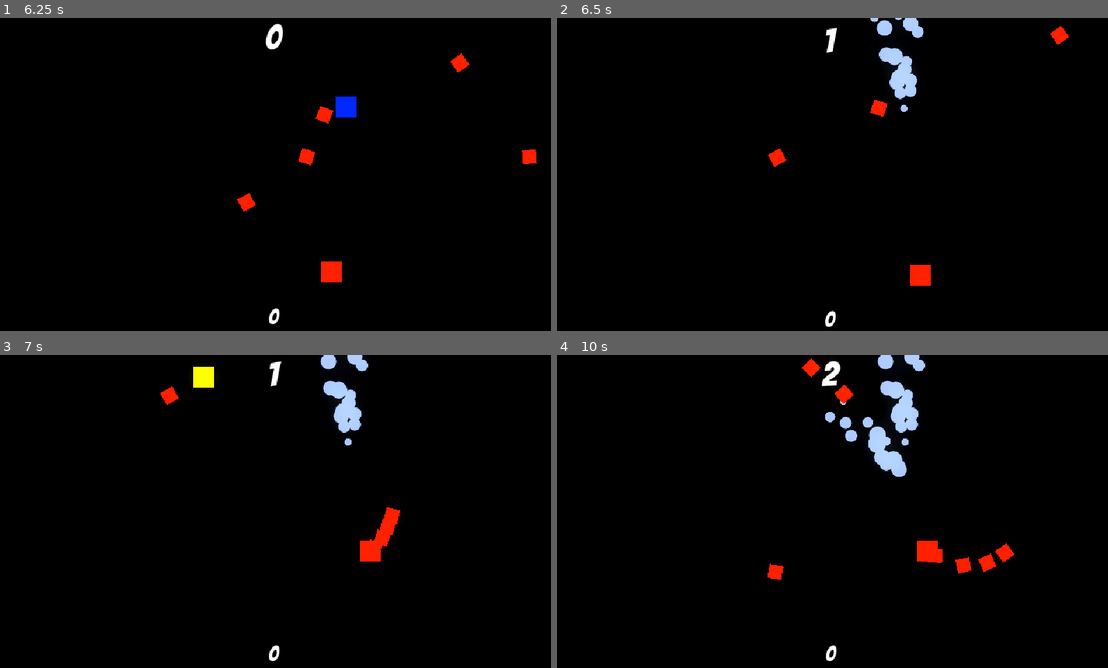
Above: before the commit, frames 1-4 (two rows, left to right).
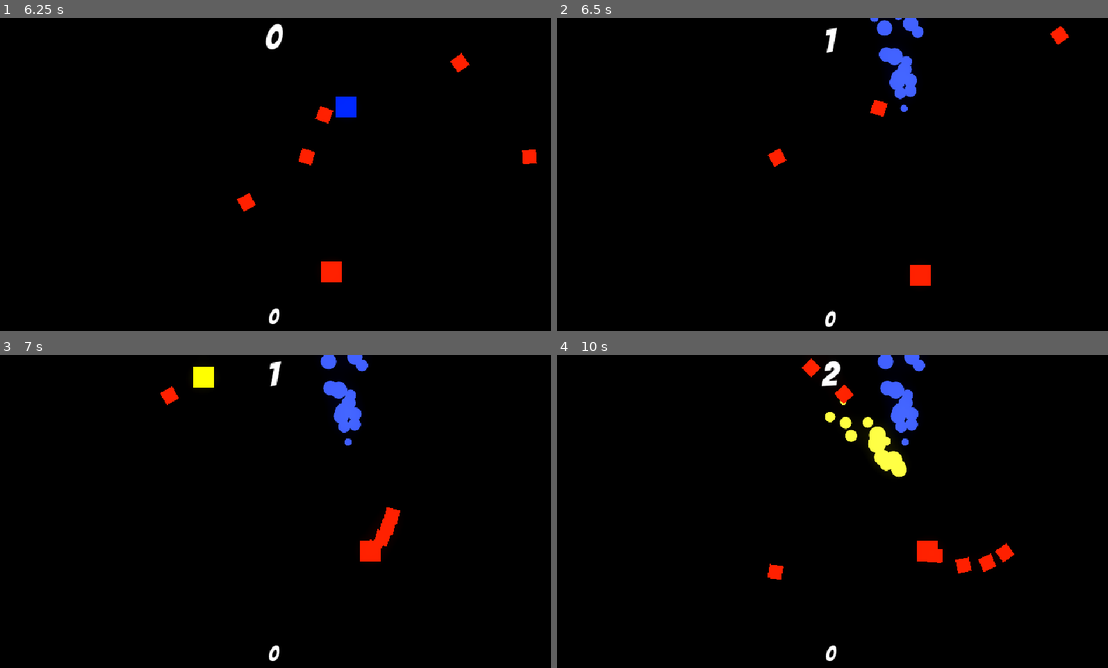
Above: after the commit, the same moments.

Repository: deoshreyas/Survive-The-Waves
Game: Godot game, scene res://Scenes/world.tscn
Two runs of this game, one before a commit and one after it. Both use one fixed random seed, a clock stepped at 60 frames per second and the inputs below.
Inputs (mouse positions are in pixels of both pictures, inside the frame that each line leads up to):
- Up to frame 1 (6.25 s): tap Enter at 0.5 s; move the mouse to (396, 158) at 0.52 s; press the mouse at (396, 158) at 0.53 s; hold Right (btn_right) 0.53-1.28 s; move the mouse to (159, 190) at 1.27 s; release the mouse at (159, 190) at 1.28 s; hold Down (btn_down) 1.28-2.03 s; click (159, 190) at 1.35 s; move the mouse to (330, 105) at 2.02 s; press the mouse at (330, 105) at 2.03 s; hold Right (btn_right) 2.03-2.78 s; move the mouse to (247, 237) at 2.77 s; release the mouse at (247, 237) at 2.78 s; hold Up (btn_up) 2.78-3.53 s; click (247, 237) at 2.85 s; move the mouse to (440, 221) at 3.52 s; press the mouse at (440, 221) at 3.53 s; hold Left (btn_left) 3.53-5.03 s; move the mouse to (104, 127) at 4.27 s; release the mouse at (104, 127) at 4.28 s; click (104, 127) at 4.35 s; move the mouse to (303, 174) at 5.02 s; press the mouse at (303, 174) at 5.03 s; hold Down (btn_down) 5.03-5.78 s; move the mouse to (187, 96) at 5.77 s; release the mouse at (187, 96) at 5.78 s; hold Right (btn_right) from 5.78 s (still down); click (187, 96) at 5.85 s
- Up to frame 2 (6.5 s): keep holding Right (btn_right)
- Up to frame 3 (7 s): move the mouse to (396, 495) at 6.52 s; release Right (btn_right) at 6.53 s; press the mouse at (396, 495) at 6.53 s; hold Up (btn_up) from 6.53 s (still down)
- Up to frame 4 (10 s): move the mouse to (716, 527) at 7.27 s; release Up (btn_up) at 7.28 s; release the mouse at (716, 527) at 7.28 s; hold Right (btn_right) 7.28-8.03 s; click (716, 527) at 7.35 s; move the mouse to (887, 442) at 8.02 s; press the mouse at (887, 442) at 8.03 s; hold Down (btn_down) 8.03-8.78 s; move the mouse to (804, 574) at 8.77 s; release the mouse at (804, 574) at 8.78 s; hold Left (btn_left) 8.78-9.53 s; click (804, 574) at 8.85 s; move the mouse to (997, 558) at 9.52 s; press the mouse at (997, 558) at 9.53 s; hold Up (btn_up) from 9.53 s (still down)

Frame 1 is identical in both runs. In frame 2, 1.0% of the frame differs, in the area x 56-67%, y 0-30%; in frame 3, 0.9%; in frame 4, 1.8%, in the area x 48-67%, y 0-40%.

Commit message:
Add powerup system, Add reload time and damage powerup, Add particle fading, Experiment with camera shakes

Diff:
--- a/Scenes/blood_particles.tscn
+++ b/Scenes/blood_particles.tscn
@@ -1,9 +1,13 @@
-[gd_scene load_steps=3 format=3 uid="uid://crrlgpl5govhv"]
+[gd_scene load_steps=4 format=3 uid="uid://crrlgpl5govhv"]
 
+[ext_resource type="Script" path="res://Scripts/enemy_blood.gd" id="1_1jlt7"]
 [ext_resource type="Texture2D" uid="uid://b478aib84b1wn" path="res://Assets/Circle.png" id="1_i8ros"]
 [ext_resource type="Script" path="res://Scripts/BloodParticles.gd" id="2_ncdxq"]
 
-[node name="BloodParticles" type="CPUParticles2D"]
+[node name="EnemyBlood" type="Node2D"]
+script = ExtResource("1_1jlt7")
+
+[node name="Particles" type="CPUParticles2D" parent="."]
 z_index = -5
 amount = 15
 lifetime = 0.2
@@ -15,12 +19,17 @@
 initial_velocity_max = 658.0
 scale_amount_min = 0.05
 scale_amount_max = 0.18
-color = Color(0.654902, 0.768627, 1, 1)
 script = ExtResource("2_ncdxq")
 
-[node name="FreezeTimer" type="Timer" parent="."]
+[node name="FreezeTimer" type="Timer" parent="Particles"]
 wait_time = 0.15
 one_shot = true
 autostart = true
 
-[connection signal="timeout" from="FreezeTimer" to="." method="_on_freeze_timer_timeout"]
+[node name="FadeoutTimer" type="Timer" parent="."]
+wait_time = 10.0
+one_shot = true
+autostart = true
+
+[connection signal="timeout" from="Particles/FreezeTimer" to="Particles" method="_on_freeze_timer_timeout"]
+[connection signal="timeout" from="FadeoutTimer" to="." method="_on_fadeout_timer_timeout"]
--- a/Scenes/player.tscn
+++ b/Scenes/player.tscn
@@ -16,11 +16,16 @@
 wait_time = 0.1
 one_shot = true
 
-[node name="Hitbox" type="Area2D" parent="."]
+[node name="Hitbox" type="Area2D" parent="." groups=["Player"]]
 
 [node name="CollisionShape2D" type="CollisionShape2D" parent="Hitbox"]
 visible = false
 shape = SubResource("RectangleShape2D_e8pj7")
 
+[node name="PowerupTimer" type="Timer" parent="."]
+wait_time = 2.0
+one_shot = true
+
 [connection signal="timeout" from="Timer" to="." method="_on_timer_timeout"]
 [connection signal="area_entered" from="Hitbox" to="." method="_on_hitbox_area_entered"]
+[connection signal="timeout" from="PowerupTimer" to="." method="_on_powerup_timer_timeout"]
--- /dev/null
+++ b/Scenes/powerup.tscn
@@ -0,0 +1,69 @@
+[gd_scene load_steps=7 format=3 uid="uid://frghu1witkpp"]
+
+[ext_resource type="Texture2D" uid="uid://b4fucnr0ux87i" path="res://Assets/Square.png" id="1_tysuj"]
+[ext_resource type="Script" path="res://Scripts/powerup.gd" id="2_dyai8"]
+
+[sub_resource type="RectangleShape2D" id="RectangleShape2D_hv1gb"]
+size = Vector2(16.9706, 16.9706)
+
+[sub_resource type="Animation" id="Animation_xmb3a"]
+resource_name = "appear"
+length = 0.4
+step = 0.05
+tracks/0/type = "value"
+tracks/0/imported = false
+tracks/0/enabled = true
+tracks/0/path = NodePath(".:scale")
+tracks/0/interp = 2
+tracks/0/loop_wrap = true
+tracks/0/keys = {
+"times": PackedFloat32Array(0, 0.15, 0.3, 0.4),
+"transitions": PackedFloat32Array(1, 1, 1, 1),
+"update": 0,
+"values": [Vector2(1e-05, 1e-05), Vector2(1, 1), Vector2(1.1, 1.1), Vector2(1, 1)]
+}
+
+[sub_resource type="Animation" id="Animation_8arg7"]
+length = 0.001
+tracks/0/type = "value"
+tracks/0/imported = false
+tracks/0/enabled = true
+tracks/0/path = NodePath(".:scale")
+tracks/0/interp = 1
+tracks/0/loop_wrap = true
+tracks/0/keys = {
+"times": PackedFloat32Array(0),
+"transitions": PackedFloat32Array(1),
+"update": 0,
+"values": [Vector2(1e-05, 1e-05)]
+}
+
+[sub_resource type="AnimationLibrary" id="AnimationLibrary_hk33n"]
+_data = {
+"RESET": SubResource("Animation_8arg7"),
+"appear": SubResource("Animation_xmb3a")
+}
+
+[node name="Powerup_reload" type="Sprite2D"]
+modulate = Color(0.376471, 1, 0.34902, 1)
+position = Vector2(2, 0)
+rotation = -0.785398
+scale = Vector2(1e-05, 1e-05)
+texture = ExtResource("1_tysuj")
+script = ExtResource("2_dyai8")
+player_variable_modify = "reload_speed"
+player_variable_set = 0.05
+
+[node name="Hitbox" type="Area2D" parent="."]
+
+[node name="CollisionShape2D" type="CollisionShape2D" parent="Hitbox"]
+position = Vector2(4.21469e-07, -2.52881e-07)
+shape = SubResource("RectangleShape2D_hv1gb")
+
+[node name="AnimationPlayer" type="AnimationPlayer" parent="."]
+autoplay = "appear"
+libraries = {
+"": SubResource("AnimationLibrary_hk33n")
+}
+
+[connection signal="area_entered" from="Hitbox" to="." method="_on_hitbox_area_entered"]
--- /dev/null
+++ b/Scenes/powerup_damage.tscn
@@ -0,0 +1,8 @@
+[gd_scene load_steps=2 format=3 uid="uid://btpcm1hrwp25n"]
+
+[ext_resource type="PackedScene" uid="uid://frghu1witkpp" path="res://Scenes/powerup.tscn" id="1_ymwfl"]
+
+[node name="Powerup_damage" instance=ExtResource("1_ymwfl")]
+modulate = Color(0.941176, 0, 0.545098, 1)
+player_variable_modify = "damage"
+player_variable_set = 2.0
--- a/Scenes/world.tscn
+++ b/Scenes/world.tscn
@@ -1,11 +1,13 @@
-[gd_scene load_steps=11 format=3 uid="uid://b57vpcqkq5kch"]
+[gd_scene load_steps=13 format=3 uid="uid://b57vpcqkq5kch"]
 
 [ext_resource type="Script" path="res://Scripts/World.gd" id="1_0b8ds"]
 [ext_resource type="PackedScene" uid="uid://cugswfv4dw46y" path="res://Scenes/enemy_1.tscn" id="2_eiwbd"]
 [ext_resource type="PackedScene" uid="uid://4kwm1cpaveqp" path="res://Scenes/player.tscn" id="2_t0bxp"]
 [ext_resource type="FontFile" uid="uid://0067x8byqdmo" path="res://Fonts/Font.ttf" id="3_c0450"]
 [ext_resource type="PackedScene" uid="uid://duvxnvyehxd6i" path="res://Scenes/enemy_2.tscn" id="3_r0lyx"]
+[ext_resource type="PackedScene" uid="uid://frghu1witkpp" path="res://Scenes/powerup.tscn" id="4_gyhoo"]
 [ext_resource type="Script" path="res://Scripts/Score.gd" id="4_i1av2"]
+[ext_resource type="PackedScene" uid="uid://btpcm1hrwp25n" path="res://Scenes/powerup_damage.tscn" id="4_ukhl7"]
 [ext_resource type="Script" path="res://Scripts/Camera.gd" id="5_5kbm0"]
 [ext_resource type="Script" path="res://Scripts/HiScore.gd" id="5_gnfme"]
 
@@ -23,6 +25,7 @@
 [node name="World" type="Node2D"]
 script = ExtResource("1_0b8ds")
 enemy_scenes = Array[PackedScene]([ExtResource("2_eiwbd"), ExtResource("3_r0lyx")])
+powerups = Array[PackedScene]([ExtResource("4_ukhl7"), ExtResource("4_gyhoo")])
 
 [node name="Player" parent="." instance=ExtResource("2_t0bxp")]
 position = Vector2(320, 180)
@@ -36,6 +39,10 @@
 
 [node name="DifficultyTimer" type="Timer" parent="."]
 wait_time = 5.0
+autostart = true
+
+[node name="PowerupSpawnTimer" type="Timer" parent="."]
+wait_time = 15.0
 autostart = true
 
 [node name="UINode" type="Node2D" parent="."]
@@ -86,4 +93,5 @@
 
 [connection signal="timeout" from="EnemySpawnTimer" to="." method="_on_enemy_spawn_timer_timeout"]
 [connection signal="timeout" from="DifficultyTimer" to="." method="_on_difficulty_timer_timeout"]
+[connection signal="timeout" from="PowerupSpawnTimer" to="." method="_on_powerup_spawn_timer_timeout"]
 [connection signal="timeout" from="Camera2D/ScreenShakeTimer" to="Camera2D" method="_on_screen_shake_timer_timeout"]
--- a/Scripts/EnemyCore.gd
+++ b/Scripts/EnemyCore.gd
@@ -23,6 +23,7 @@
 		if Global.node_creation_parent!=null:
 			var blood_particles_instance = Global.instance_node(blood_particles, global_position, Global.node_creation_parent)
 			blood_particles_instance.rotation = velocity.angle()
+			blood_particles_instance.modulate = Color.from_hsv(current_colour.h, 0.75, current_colour.v)
 		queue_free()
 		Global.score += 1
 
@@ -41,7 +42,7 @@
 		stunned = true
 		$StunTimer.start()
 		area.get_parent().queue_free()
-		hp -= 1
+		hp -= area.get_parent().damage
 
 func _on_stun_timer_timeout():
 	modulate = current_colour
--- a/Scripts/Player.gd
+++ b/Scripts/Player.gd
@@ -5,9 +5,17 @@
 
 var bullet = preload("res://Scenes/bullet.tscn")
 
+var reload_speed = 0.1
+var default_reload_speed = 0.1
+
+var power_up_reset = []
+
 var can_shoot = true
 
 var is_dead = false
+
+var damage = 1
+var default_damage = damage
 
 func _ready():
 	Global.player = self
@@ -21,12 +29,14 @@
 	if not is_dead:
 		global_position += velocity * SPEED * delta
 		if Input.is_action_pressed("shoot") and Global.node_creation_parent!=null and can_shoot:
-			Global.instance_node(bullet, global_position, Global.node_creation_parent)
+			var bullet_instance = Global.instance_node(bullet, global_position, Global.node_creation_parent)
+			bullet_instance.damage = damage
 			$Timer.start()
 			can_shoot = false
 
 func _on_timer_timeout():
 	can_shoot = true
+	$Timer.wait_time = reload_speed
 
 func _exit_tree():
 	Global.player = null
@@ -37,3 +47,11 @@
 		is_dead = true
 		await get_tree().create_timer(1).timeout
 		get_tree().reload_current_scene()
+
+func _on_powerup_timer_timeout():
+	if power_up_reset.find("Powerup_reload")!=null:
+		reload_speed = default_reload_speed
+		power_up_reset.erase("Powerup_reload")
+	elif power_up_reset.find("Powerup_damage")!=null:
+		damage = default_damage
+		power_up_reset.erase("Powerup_damage")
--- a/Scripts/World.gd
+++ b/Scripts/World.gd
@@ -1,6 +1,7 @@
 extends Node2D
 
 @export var enemy_scenes: Array[PackedScene] = []
+@export var powerups: Array[PackedScene] = []
 
 func _ready():
 	Global.node_creation_parent = self
@@ -19,3 +20,7 @@
 func _on_difficulty_timer_timeout():
 	if $EnemySpawnTimer.wait_time > 0.5:
 		$EnemySpawnTimer.wait_time -= 0.025
+
+func _on_powerup_spawn_timer_timeout():
+	var powerup = powerups.pick_random()
+	Global.instance_node(powerup, Vector2(randi_range(0, 640), randi_range(0, 360)), self)
--- a/Scripts/bullet.gd
+++ b/Scripts/bullet.gd
@@ -4,6 +4,8 @@
 var velocity = Vector2(1, 0)
 
 var look_once = true
+
+var damage = 1
 
 func _process(delta):
 	if look_once:
--- /dev/null
+++ b/Scripts/enemy_blood.gd
@@ -0,0 +1,14 @@
+extends Node2D
+
+var fade = false
+var alpha = 1
+
+func _process(_delta):
+	if fade:
+		alpha -= 0.005
+		modulate.a = alpha
+		if alpha < 0.005:
+			queue_free()
+
+func _on_fadeout_timer_timeout():
+	fade = true
--- /dev/null
+++ b/Scripts/powerup.gd
@@ -0,0 +1,14 @@
+extends Sprite2D
+
+@export var player_variable_modify : String
+@export var player_variable_set : float
+
+@export var powerup_cooldown = 2
+
+func _on_hitbox_area_entered(area):
+	if area.is_in_group("Player"):
+		area.get_parent().set(player_variable_modify, player_variable_set)
+		area.get_parent().get_node("PowerupTimer").wait_time = 2
+		area.get_parent().get_node("PowerupTimer").start()
+		area.get_parent().power_up_reset.append(name)
+		queue_free()
